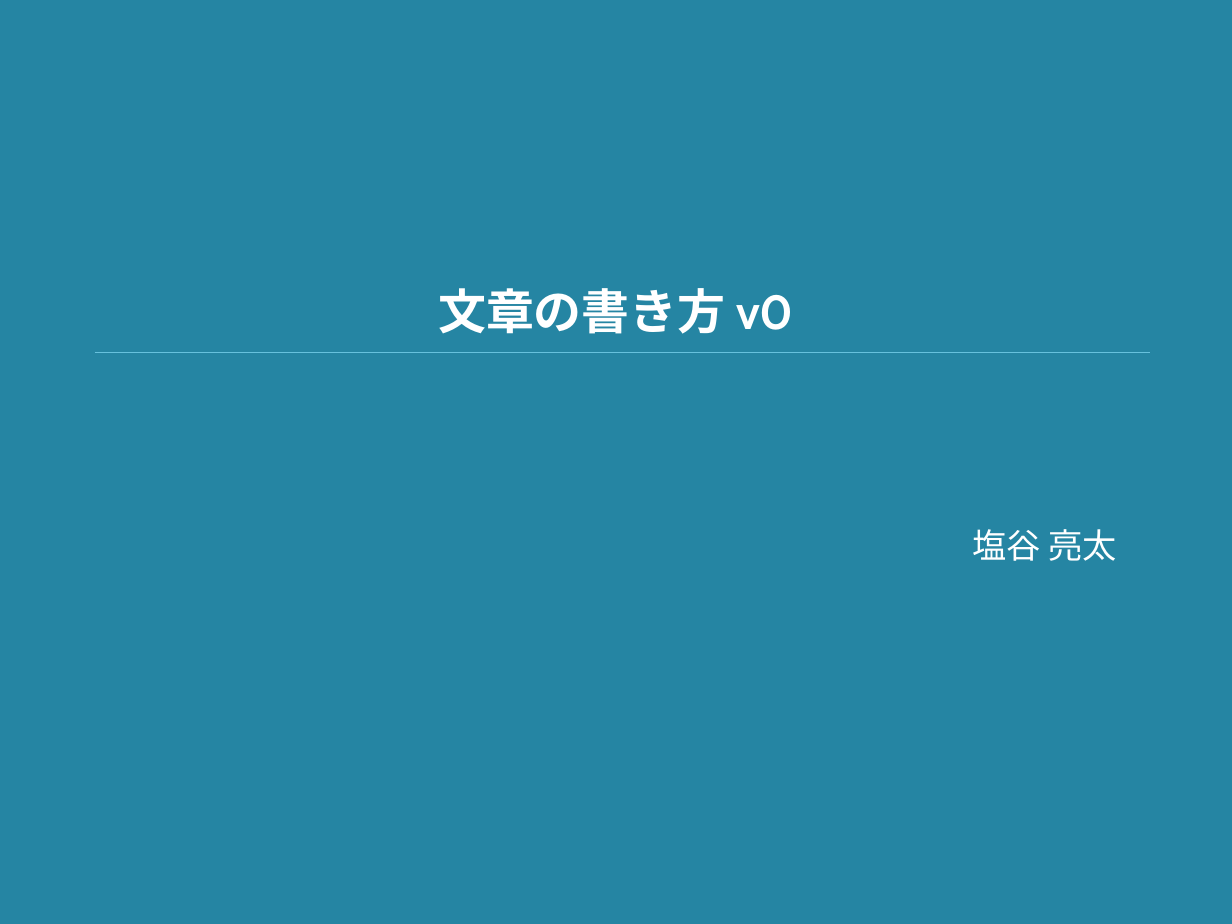
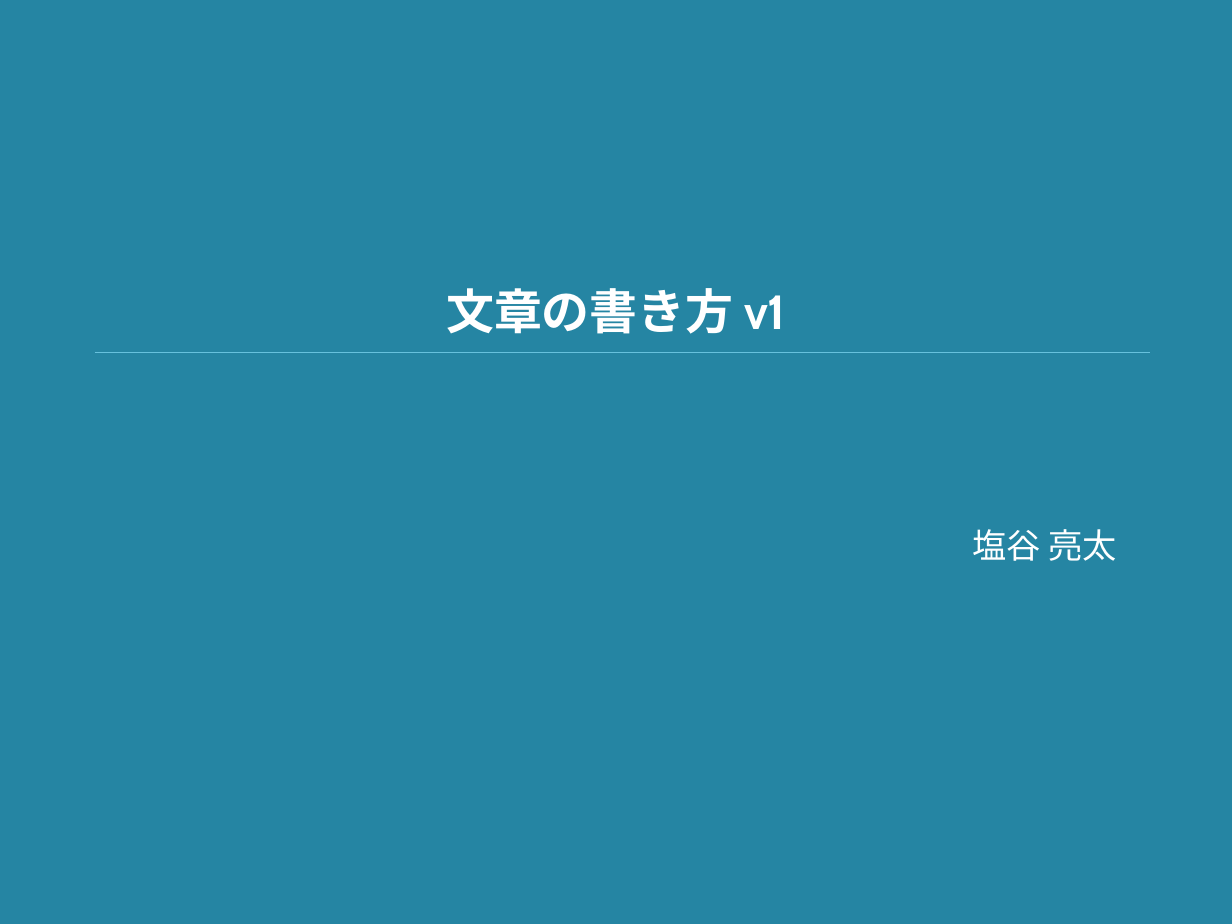
Before and after one commit to shioya-lab/how-to, a slide deck: slide 1 of writing.pptx. Drawn at 1232x924 pixels with LibreOffice and Linux fonts; fonts in the diff are those of the drawing. Boxes give left, top, right and bottom in pixels: in the first picture for what was removed or moved away, otherwise in the second. Text is boxed around its words. In the diff, an @@ line names an element or a change of style, - is before the commit and + after.

```diff
--- a/writing.pptx
+++ b/writing.pptx
@@ title at <box>446,288,785,334</box>: text changed @@
-文章の書き方 v0
+文章の書き方 v1
```
Also in this commit, not shown: 4 other slides changed, 6 slides added.
